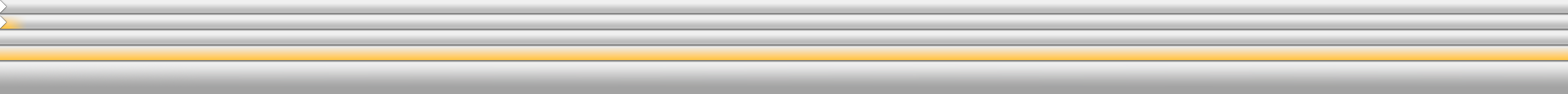
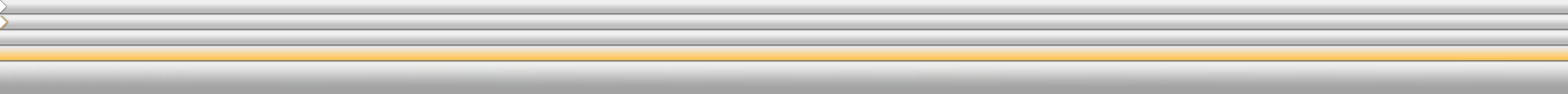
Layers edited between the first and the second 1568px x 94px image:
painted on "Layer 3 copy 3" over left=0, top=15, right=27, bottom=29
added layer "Layer 3 copy 4" above "Layer 1" over left=1, top=15, right=27, bottom=29
